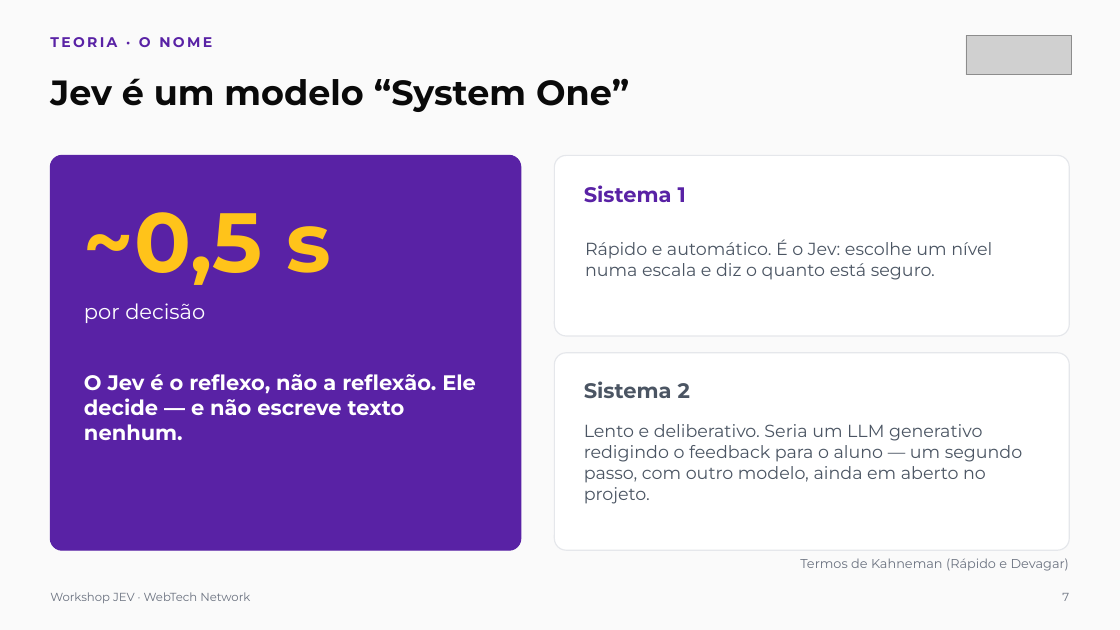
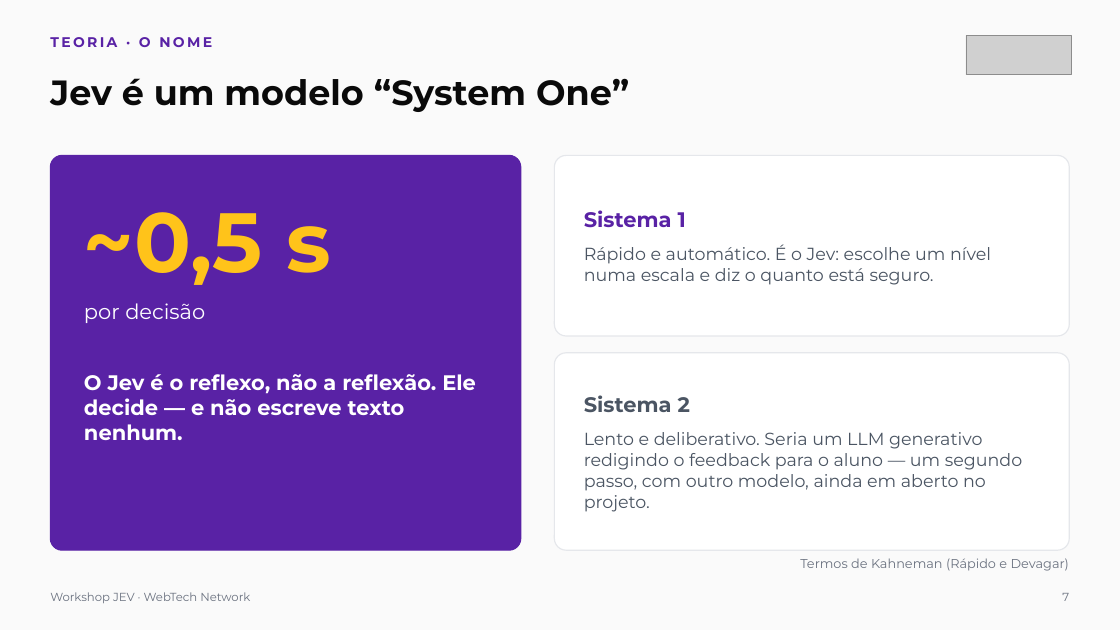
Before and after one commit to webtech-network/workshop-jev, a slide deck: slide 7 of docs/workshop-jev-apresentacao.pptx. Drawn at 1120x630 pixels with LibreOffice and Linux fonts; fonts in the diff are those of the drawing; grey boxes stand for pictures. Boxes give left, top, right and bottom in pixels: in the first picture for what was removed or moved away, otherwise in the second. Text is boxed around its words. In the diff, an @@ line names an element or a change of style, - is before the commit and + after.

```diff
--- a/docs/workshop-jev-apresentacao.pptx
+++ b/docs/workshop-jev-apresentacao.pptx
@@ text "Sistema 1" at bbox=[584, 210, 991, 285]: vertical alignment top to middle @@
@@ text "Sistema 1": place and size @@
-text "Sistema 1" at bbox=[585, 239, 992, 280]
+text "Sistema 1" at bbox=[584, 210, 991, 285]
@@ text removed at bbox=[584, 185, 686, 203] @@
-Sistema 1
@@ text at bbox=[584, 210, 686, 228]: paragraph added @@
+Sistema 1
@@ text "Sistema 2": place and size @@
-text "Sistema 2" at bbox=[584, 424, 1023, 504]
+text "Sistema 2" at bbox=[584, 395, 1023, 512]
@@ text "Sistema 2" at bbox=[584, 395, 1023, 512]: vertical alignment top to middle @@
@@ text removed at bbox=[584, 381, 690, 399] @@
-Sistema 2
@@ text at bbox=[584, 395, 690, 413]: paragraph added @@
+Sistema 2
```
Also in this commit, not shown: 26 other slides changed, 8 slides added, 1 slide removed.
